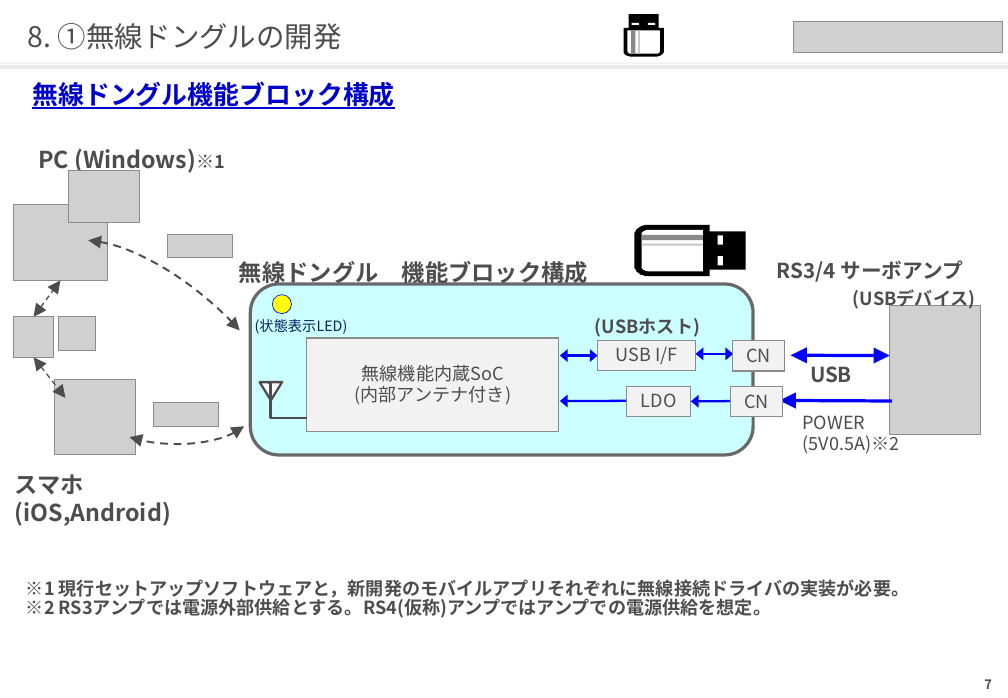
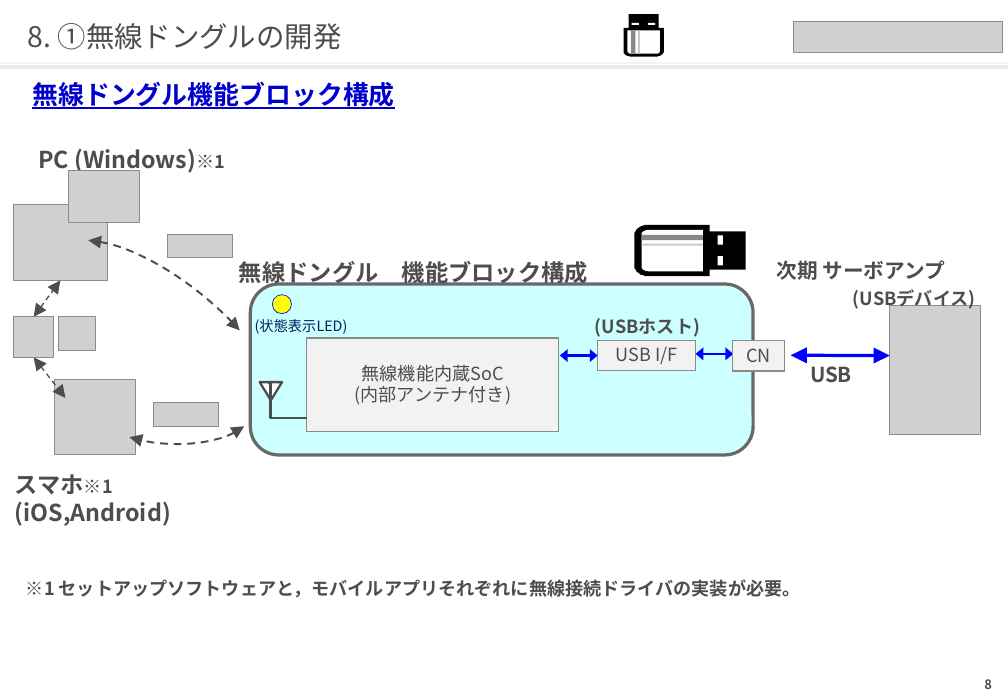
Before and after one commit to qzq03657/hellow-world, a slide deck: slide 9 of 次期サーボシステム_ユーザビリティ向上_藤沢案.pptx (slide 8 before the commit). Drawn at 1008x698 pixels with LibreOffice and Linux fonts; fonts in the diff are those of the drawing; grey boxes stand for pictures. Boxes give left, top, right and bottom in pixels: in the first picture for what was removed or moved away, otherwise in the second. Text is boxed around its words. In the diff, an @@ line names an element or a change of style, - is before the commit and + after.

```diff
--- a/次期サーボシステム_ユーザビリティ向上_藤沢案.pptx
+++ b/次期サーボシステム_ユーザビリティ向上_藤沢案.pptx
@@ text at <box>777,260,945,280</box>: text changed @@
-RS3/4 サーボアンプ
+次期 サーボアンプ
@@ rectangle removed at <box>626,386,691,417</box> @@
-LDO
@@ rectangle "CN" at <box>731,386,783,417</box>: text colour #4D4D4D to #FFFFFF; fill #F2F2F2 to #FFFFFF; outline #8B8B8B 1 pt to #FFFFFF 1 pt @@
@@ arrow removed from (626, 401) to (560, 401) @@
@@ arrow removed from (747, 401) to (692, 401) @@
@@ arrow (892, 401) - (780, 400): stroke #0000FF 2.5 pt to #FFFFFF 2.5 pt @@
@@ rectangle "POWER": place and size @@
-rectangle "POWER" at <box>803,415,900,454</box>
+rectangle "POWER" at <box>794,409,944,460</box>
@@ rectangle "POWER" at <box>794,409,944,460</box>: text colour #4D4D4D to #FFFFFF; fill none to #FFFFFF; outline none to #FFFFFF 1 pt @@
@@ text at <box>15,474,171,526</box>: text changed @@
-スマホ(iOS,Android)
+スマホ※1
+(iOS,Android)
@@ text at <box>26,579,801,598</box>: text changed @@
-※1 現行セットアップソフトウェアと，新開発のモバイルアプリそれぞれに無線接続ドライバの実装が必要。
+※1 セットアップソフトウェアと，モバイルアプリそれぞれに無線接続ドライバの実装が必要。
@@ text at <box>26,593,771,619</box>: text colour #4D4D4D to #FFFFFF in "※2 RS3アンプでは電源外部供給とする。RS4(仮称)アンプではアンプでの電源供給を想定。" @@
@@ page number at <box>984,679,992,689</box>: text changed @@
-7
+8
```
Also in this commit, not shown: 9 other slides changed, 1 slide added.
